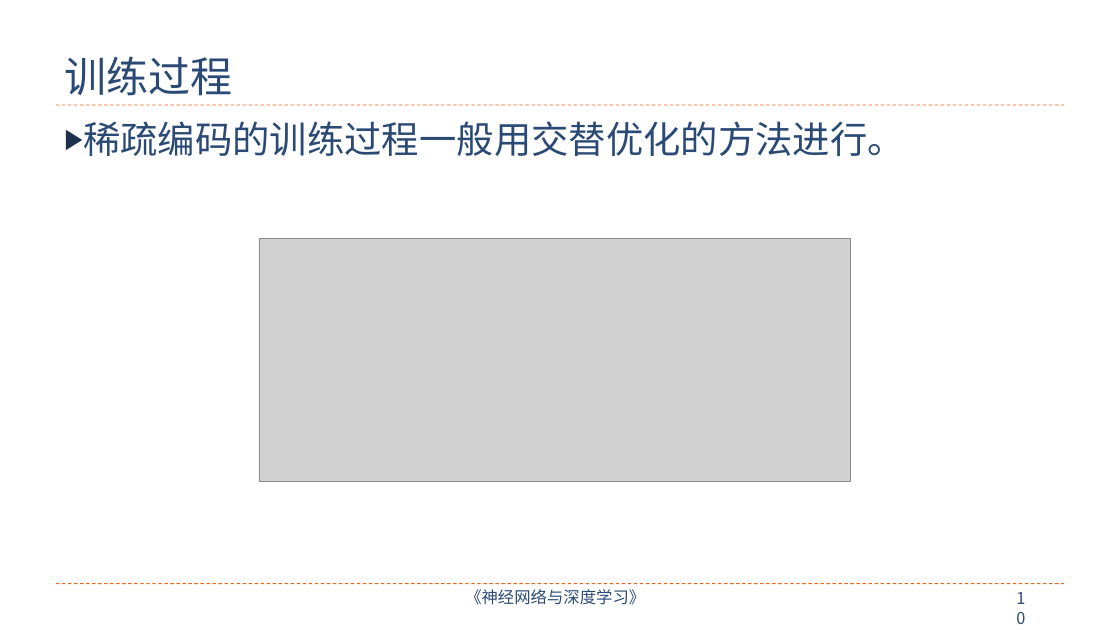
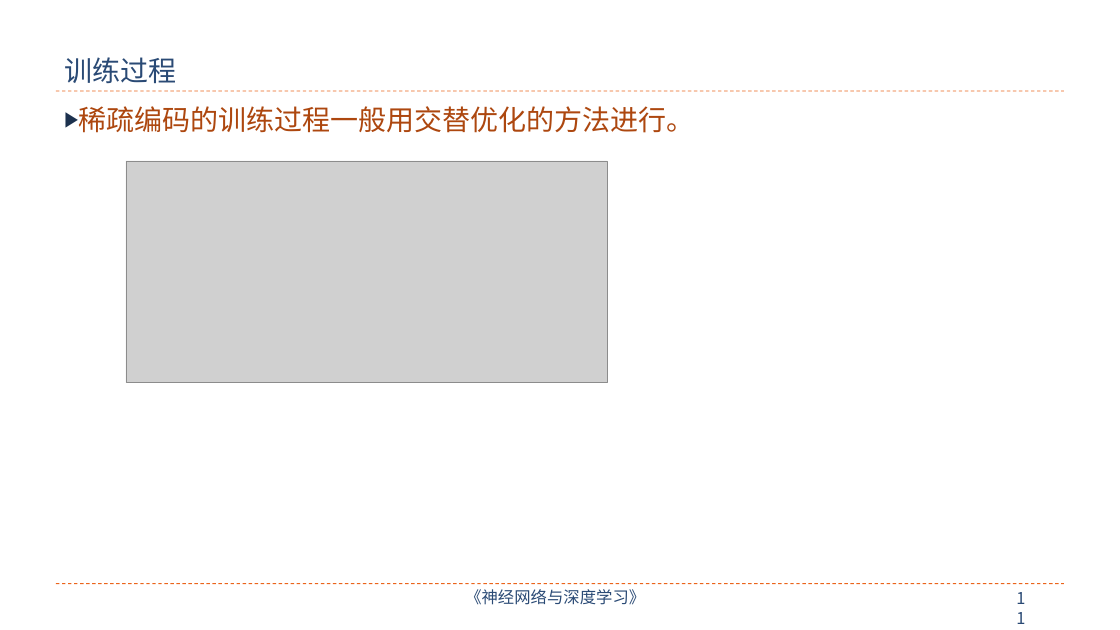
Before and after one commit to nndl/nndl.github.io, a slide deck: slide 11 of ppt/chap-无监督学习.pptx (slide 10 before the commit). Drawn at 1120x630 pixels with LibreOffice and Linux fonts; fonts in the diff are those of the drawing; grey boxes stand for pictures. Boxes give left, top, right and bottom in pixels: in the first picture for what was removed or moved away, otherwise in the second. Text is boxed around its words. In the diff, an @@ line names an element or a change of style, - is before the commit and + after.

```diff
--- a/ppt/chap-无监督学习.pptx
+++ b/ppt/chap-无监督学习.pptx
@@ title "训练过程" at box(64, 57, 176, 83): size 36 to 24 pt, font Noto Sans CJK SC to Arial @@
@@ text "稀疏编码的训练过程一般用交替优化的方法进行。": place and size @@
-text "稀疏编码的训练过程一般用交替优化的方法进行。" at box(83, 121, 905, 156)
+text "稀疏编码的训练过程一般用交替优化的方法进行。" at box(79, 106, 695, 133)
@@ text "稀疏编码的训练过程一般用交替优化的方法进行。" at box(79, 106, 695, 133): size 32 to 24 pt, font Noto Sans CJK SC to Times New Roman, text colour #2A4A75 to #AD470F; indent changed; less space between paragraphs @@
@@ line moved from (56, 105) - (1065, 105) to (56, 91) - (1065, 91) @@
@@ picture added at box(126, 161, 607, 383) @@
@@ picture removed at box(259, 238, 851, 481) @@
@@ page number at box(1008, 585, 1043, 613): text changed @@
-10
+11
```
Also in this commit, not shown: 20 other slides changed, 7 slides added, 6 slides removed, 1 other file.
